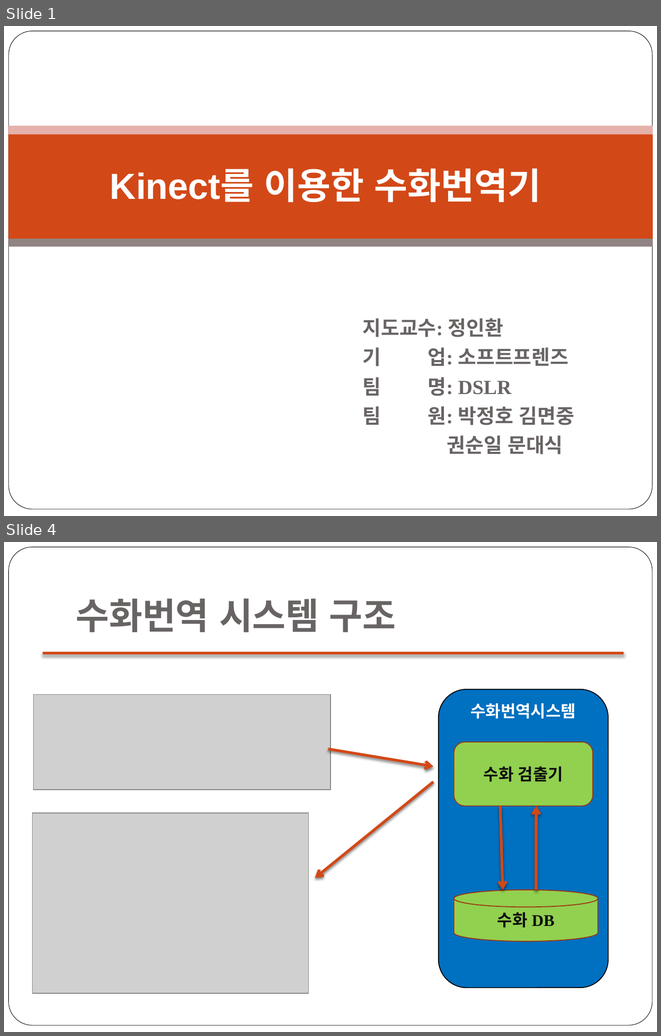
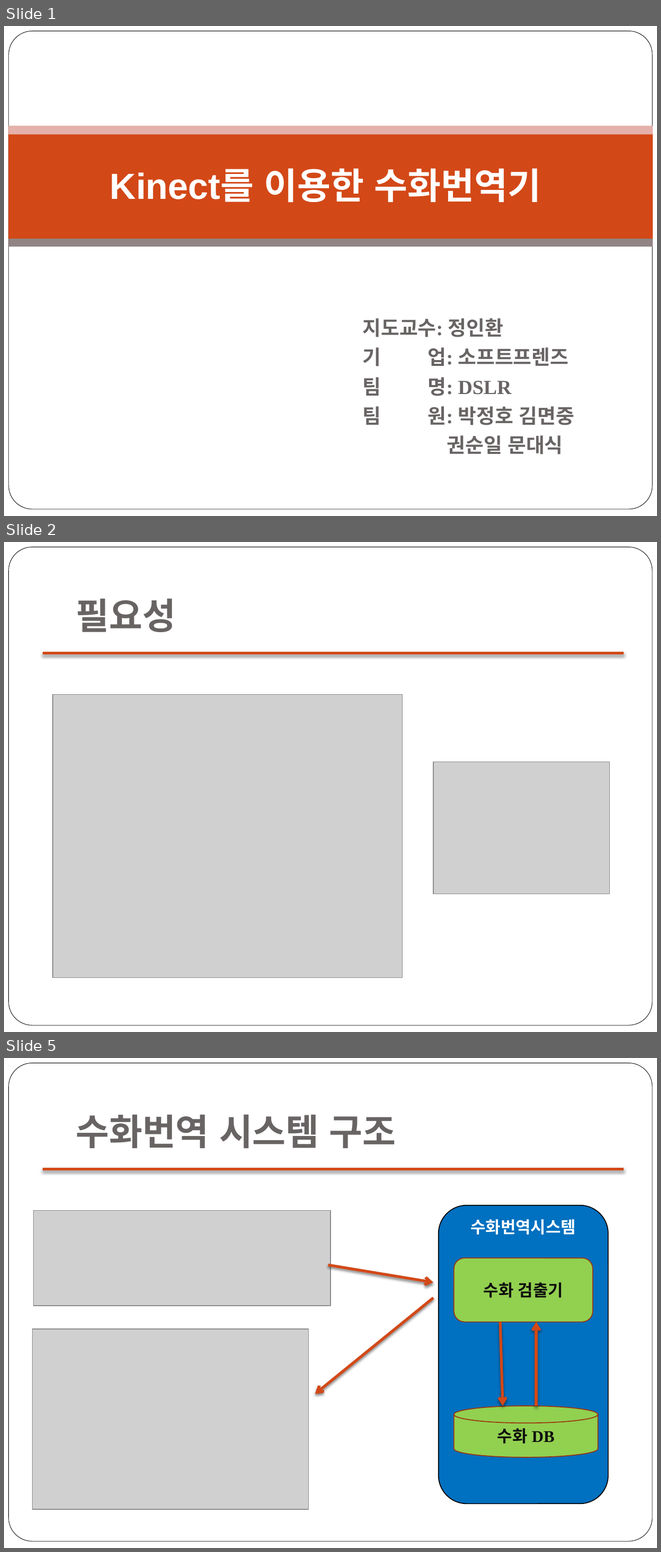
Before and after one commit to 0792004/kinectHR, a slide deck: doc/DSLR Proposal.pptx. Shown one above the other, each under a label of ours: slides 1 and 4 before the commit, slides 1, 2 and 5 after it; the slides between them are not shown. The pictures are 661x1036 and 661x1552 pixels, drawn with LibreOffice and Linux fonts; fonts in the diff are those of the drawing; grey boxes stand for pictures; background and template pictures are left out. Boxes give left, top, right and bottom in pixels: in the first picture for what was removed or moved away, otherwise in the second. Text is boxed around its words. In the diff, an @@ line names an element or a change of style, - is before the commit and + after.

```diff
--- a/doc/DSLR Proposal.pptx
+++ b/doc/DSLR Proposal.pptx
@@ slide 2 added at <box>4,542,657,1032</box>, background #FFFFFF; not listed: 1 template element that a slide beside it also shows @@
@@ title added at <box>76,598,176,632</box>, 40 pt, text #696464, bold @@
+필요성
@@ line added from (43, 653) to (624, 653), #D34817 3 pt @@
@@ picture added at <box>53,694,403,978</box> @@
@@ picture added at <box>433,761,609,893</box> @@
@@ what was slide 4 is now slide 5 @@
```
Also in this commit, not shown: 2 slides changed.
